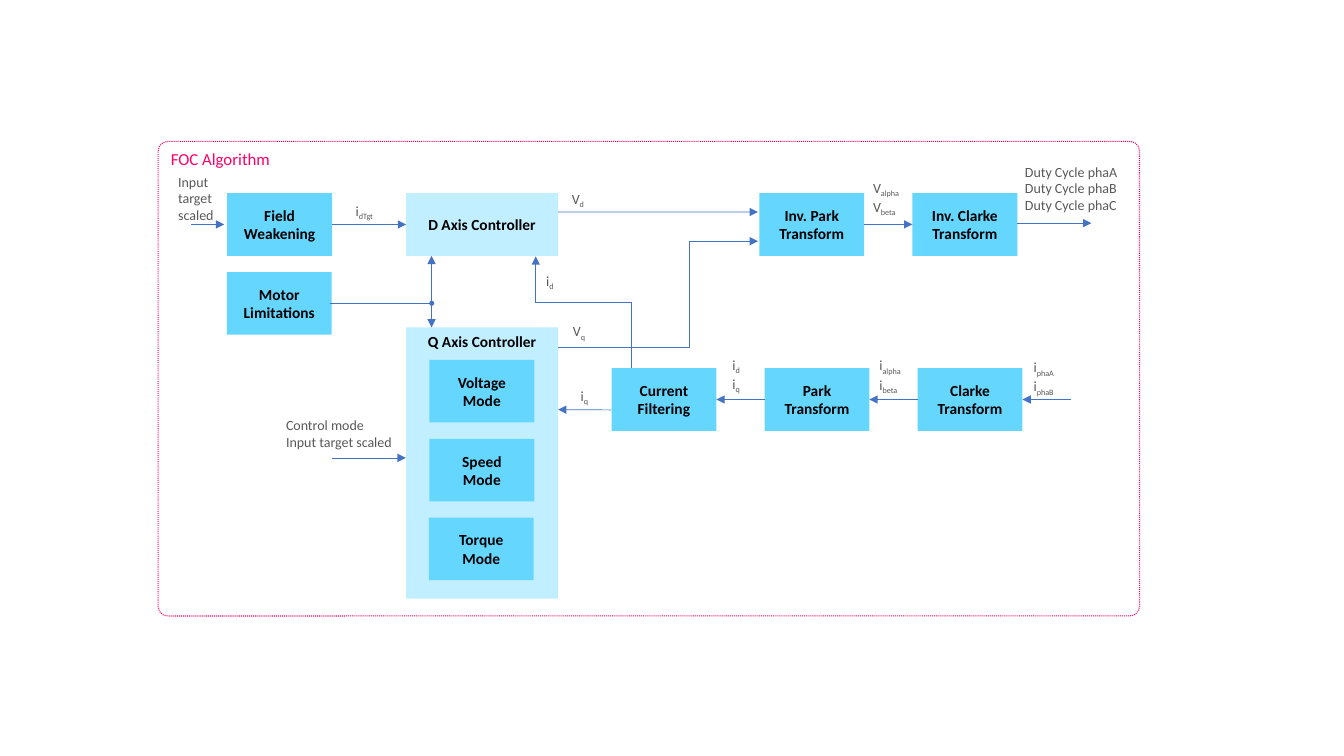
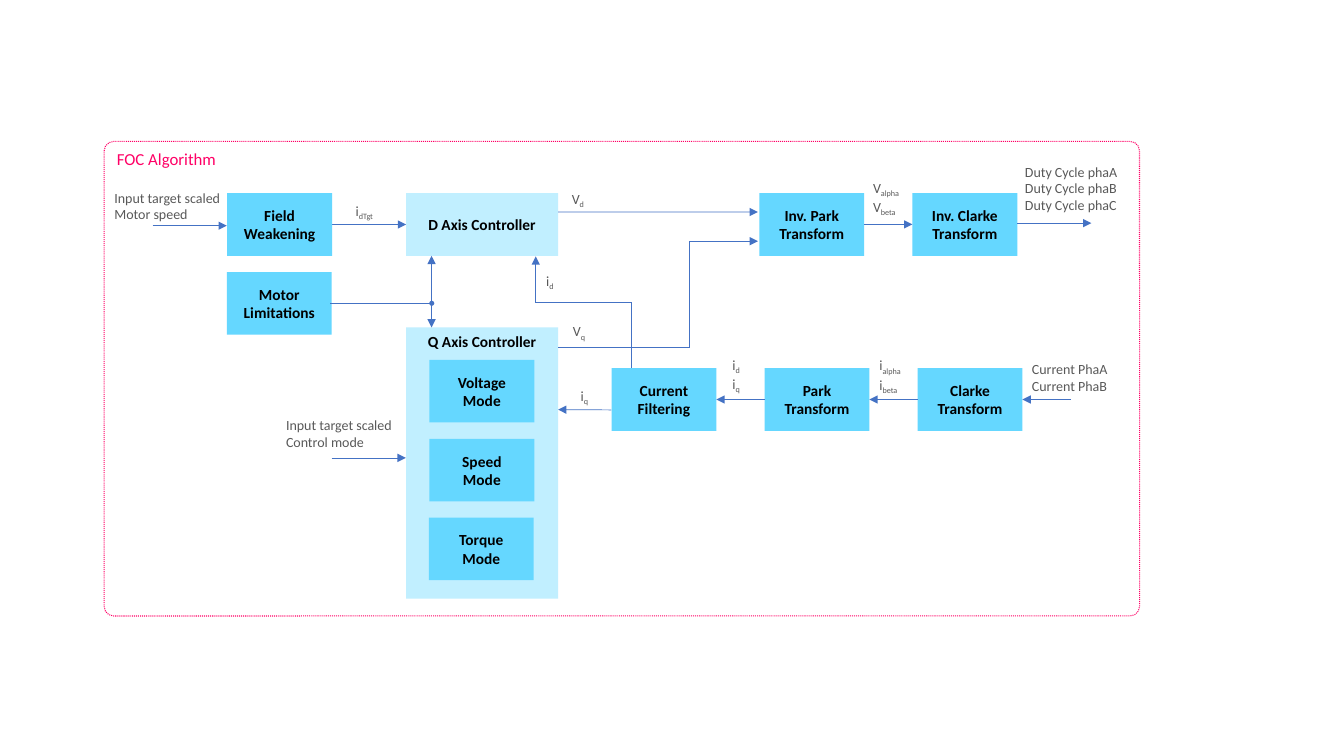
Before and after one commit to EFeru/hoverboard-firmware-hack-FOC, a slide deck: slide 2 of docs/firmware_architecture.pptx. Drawn at 1344x756 pixels with LibreOffice and Linux fonts; fonts in the diff are those of the drawing. Boxes give left, top, right and bottom in pixels: in the first picture for what was removed or moved away, otherwise in the second. Text is boxed around its words. In the diff, an @@ line names an element or a change of style, - is before the commit and + after.

```diff
--- a/docs/firmware_architecture.pptx
+++ b/docs/firmware_architecture.pptx
@@ rounded rectangle "FOC Algorithm": place and size @@
-rounded rectangle "FOC Algorithm" at (158, 141, 1140, 616)
+rounded rectangle "FOC Algorithm" at (104, 141, 1139, 616)
@@ text at (114, 209, 188, 221): paragraph added @@
+Motor speed
@@ text "Input target scaled": place and size @@
-text "Input target scaled" at (178, 178, 213, 220)
+text "Input target scaled" at (114, 193, 220, 221)
@@ arrow moved from (191, 225) - (224, 225) to (153, 226) - (227, 226) @@
@@ text at (1032, 364, 1107, 391): text changed @@
-iphaA
-iphaB
+Current PhaA
+Current PhaB
@@ text at (286, 420, 391, 433): paragraph added @@
+Input target scaled
@@ text at (286, 437, 391, 450): paragraph removed @@
-Input target scaled
```
Also in this commit, not shown: 2 other files.
